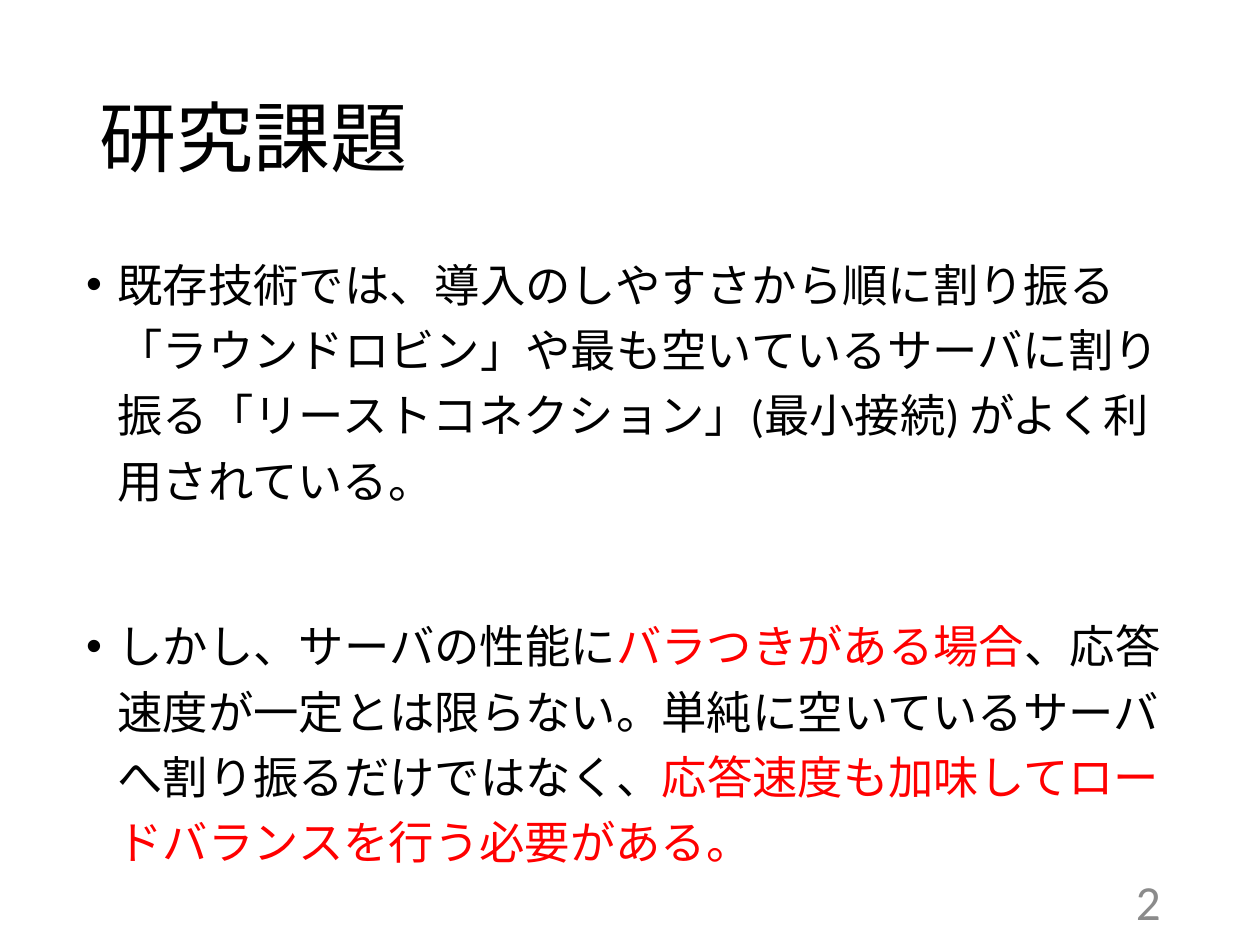
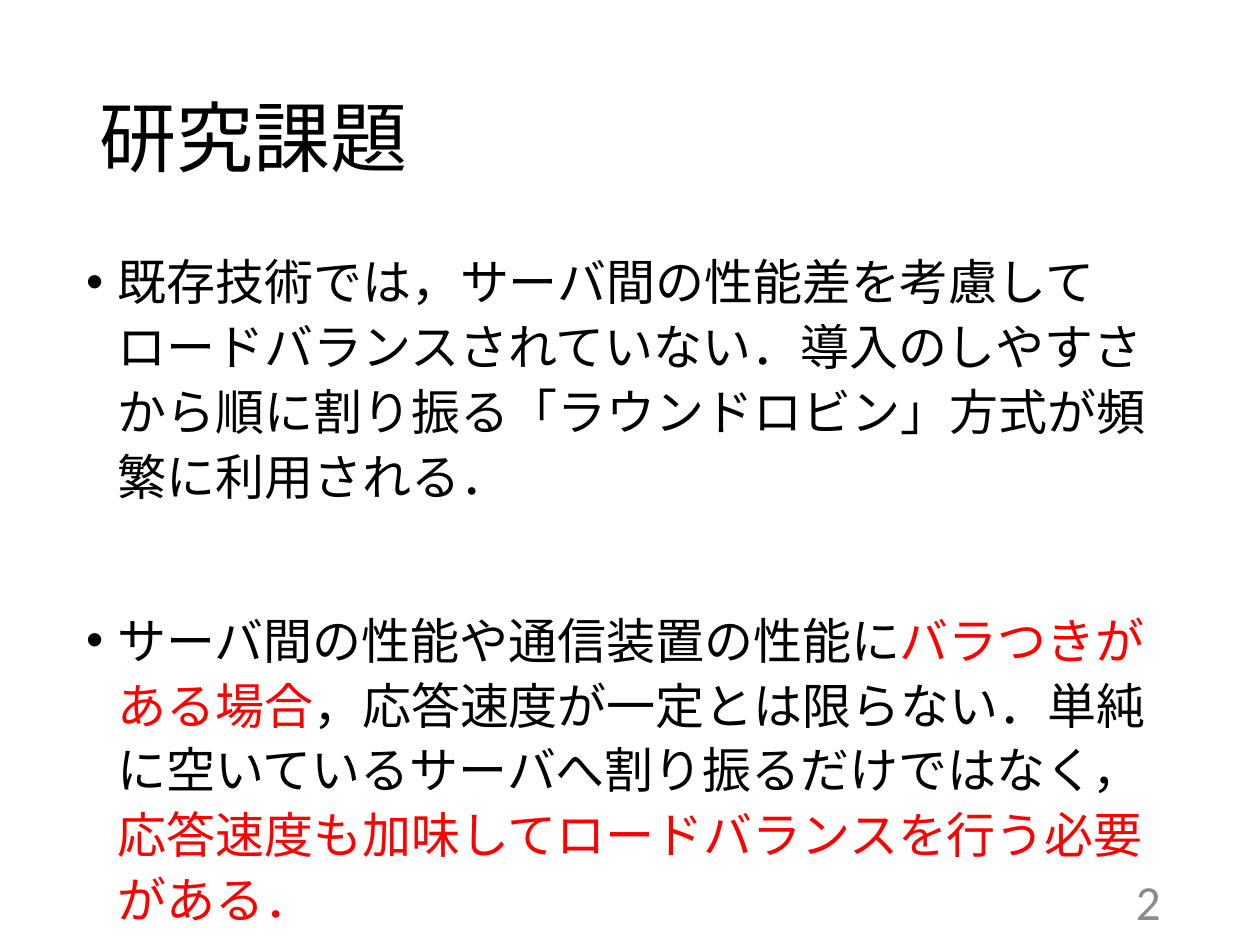
Before and after one commit to kait-takanolab/1821086_matsuo_thesis, a slide deck: slide 2 of 発表用/1821086_中間発表.pptx. Drawn at 1260x945 pixels with LibreOffice and Linux fonts; fonts in the diff are those of the drawing. Boxes give left, top, right and bottom in pixels: in the first picture for what was removed or moved away, otherwise in the second. Text is boxed around its words. In the diff, an @@ line names an element or a change of style, - is before the commit and + after.

```diff
--- a/発表用/1821086_中間発表.pptx
+++ b/発表用/1821086_中間発表.pptx
@@ text at (118, 258, 1146, 857): text changed; size 25.9 to 28 pt @@
-• 既存技術では、導入のしやすさから順に割り振る「ラウンドロビン」や最も空いているサーバに割り振る「リーストコネクション」(最小接続) がよく利用されている。
-• しかし、サーバの性能にバラつきがある場合、応答速度が一定とは限らない。単純に空いているサーバへ割り振るだけではなく、応答速度も加味してロードバランスを行う必要がある。
+• 既存技術では，サーバ間の性能差を考慮してロードバランスされていない．導入のしやすさから順に割り振る「ラウンドロビン」方式が頻繁に利用される．
+• サーバ間の性能や通信装置の性能にバラつきがある場合，応答速度が一定とは限らない．単純に空いているサーバへ割り振るだけではなく，応答速度も加味してロードバランスを行う必要がある．
```
Also in this commit, not shown: 1 other slide changed.
